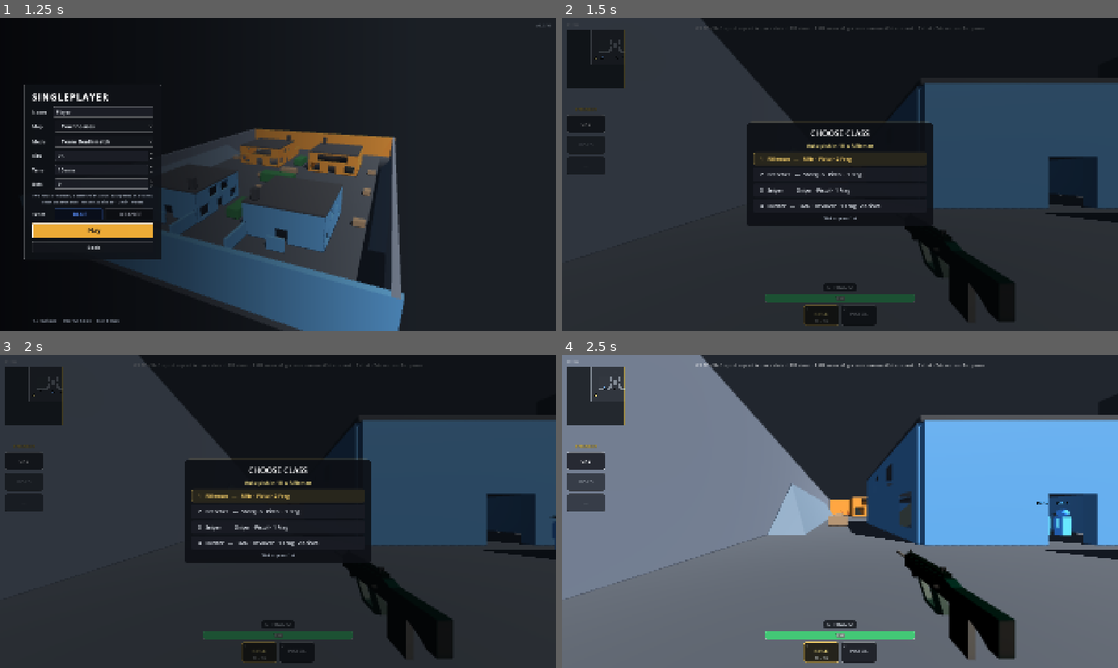
Above: before the commit, frames 1-4 (two rows, left to right).
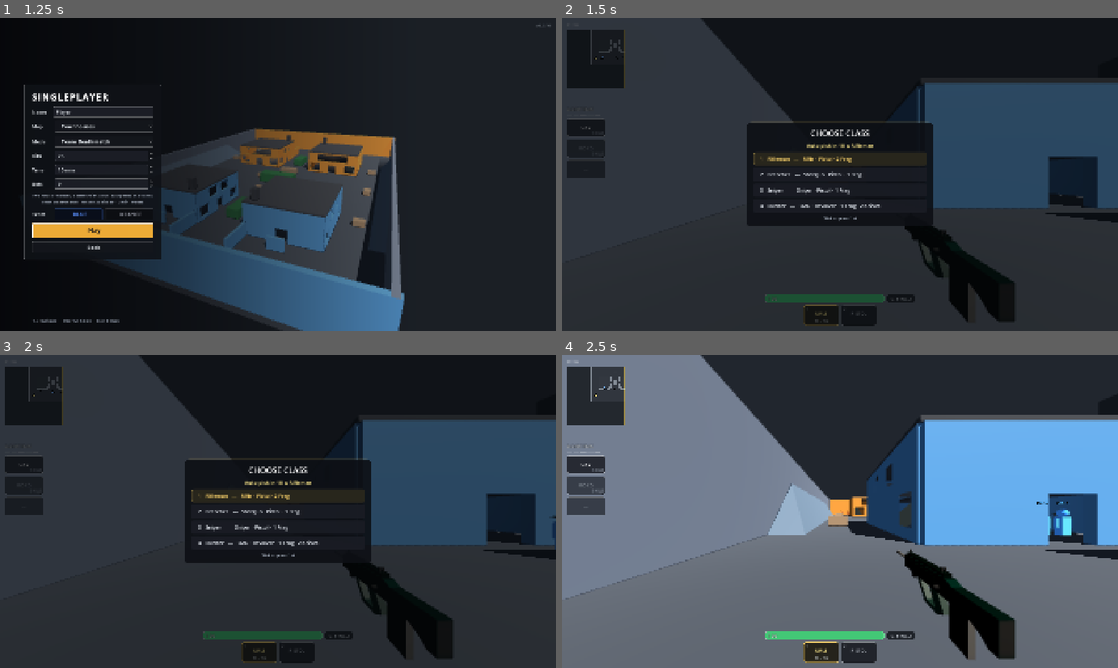
Above: after the commit, the same moments.

Repository: MezzoSplash/gevechtspel2
Game: Godot game, scene res://scenes/main.tscn
Two runs of this game, one before a commit and one after it. Both use one fixed random seed, a clock stepped at 60 frames per second and the inputs below. Sound files missing from this copy of the repository are replaced by a short silence.
Inputs:
- Up to frame 1 (1.25 s): click "SINGLEPLAYER" at 0.5 s
- Up to frame 2 (1.5 s): click "Play" at 1.25 s
- Up to frame 3 (2 s): no input
- Up to frame 4 (2.5 s): click "1 Rifleman — Rifle · Pistol ·…" at 2 s

Frame 1 is identical in both runs. In frame 2, 0.8% of the frame differs, in the area x 0-76%, y 2-96%; in frame 3, 0.8%; in frame 4, 1.2%.

Commit message:
HUD facelift + cleaner scoreboard (#65, #66)

Diff:
--- a/scripts/hud.gd
+++ b/scripts/hud.gd
@@ -144,6 +144,7 @@
 		countdown_label.visible = false
 	mouse_filter = Control.MOUSE_FILTER_IGNORE
 	_style_bottom()
+	_facelift_hud()
 	_refresh_weapon_slots()
 	for slot in _streak_slots:
 		_add_streak_frame(slot)
@@ -516,7 +517,7 @@
 			key_l.text = str(i + 1)
 		if name_l:
 			name_l.text = _slot_names[i]
-			_fit_label(name_l, slot.custom_minimum_size.x - 14.0, 18, 12)
+			_fit_label(name_l, slot.custom_minimum_size.x - 14.0, 16, 12)
 			name_l.modulate = Color(1, 0.92, 0.55) if on else Color(0.72, 0.74, 0.78)
 		if ammo_l:
 			ammo_l.text = ("%d / %d" % [_ammo, _mag]) if on else ""
@@ -709,12 +710,7 @@
 ## Left column: slot 0 radar (3), slot 1 RC-XD (5), slot 2 empty.
 ## The white frame is the arrow-key selection, not "ready". A gold box is a charge you still hold.
 func _refresh_streak_ui() -> void:
-	if streak_label:
-		# Counter stays while radar is live or the RC-XD is driving. Those already
-		# have a popup and a hint. Swapping this label hid STREAK n/5.
-		var goal := Game.RCXD_AT if (_streak_earned & Game.CHARGE_RADAR) != 0 else Game.STREAK_AT
-		streak_label.text = "STREAK %d/%d" % [_streak_n, goal]
-		streak_label.visible = true
+	_refresh_streak_extras()
 	for i in _streak_slots.size():
 		var slot := _streak_slots[i]
 		if slot == null:
@@ -790,9 +786,105 @@
 
 
 ## Grenade slot: frags on G, throwing knives on F (only shown when the class carries knives).
+## Sits at the right end of the HP row (#65); the key letter is dimmer than the count.
 func set_grenades(n: int, knives: int = 0) -> void:
 	if grenade_label:
-		grenade_label.text = "G   FRAG ×%d" % n if knives <= 0 else "G   FRAG ×%d      F   KNIFE ×%d" % [n, knives]
+		grenade_label.text = "G  FRAG %d" % n if knives <= 0 else "G  FRAG %d    F  KNIFE %d" % [n, knives]
+
+
+var _streak_pips: HBoxContainer
+var _streak_costs: Array[Label] = []
+
+
+## #65: one HP row (bar + grenade/knife pill), even weapon slots, a scorestreak column with
+## kill pips and cost/ready tags. The key hint line at the top (over the clock) is gone;
+## the keys are in Settings > Controls.
+func _facelift_hud() -> void:
+	if hint_label:
+		hint_label.visible = false
+	_hint_timer = 0.0
+	var bottom := get_node_or_null("Bottom") as VBoxContainer
+	var wrap := get_node_or_null("Bottom/HpWrap") as Control
+	if bottom and wrap and grenade_label and wrap.get_parent() == bottom:
+		var row := HBoxContainer.new()
+		row.name = "HpRow"
+		row.add_theme_constant_override("separation", 8)
+		row.mouse_filter = Control.MOUSE_FILTER_IGNORE
+		var at := wrap.get_index()
+		bottom.add_child(row)
+		bottom.move_child(row, at)
+		wrap.reparent(row, false)
+		wrap.custom_minimum_size = Vector2(0, 28)
+		wrap.size_flags_horizontal = Control.SIZE_EXPAND_FILL
+		grenade_label.reparent(row, false)
+		grenade_label.size_flags_vertical = Control.SIZE_SHRINK_CENTER
+		grenade_label.add_theme_font_size_override("font_size", 15)
+	if hp_label:
+		hp_label.horizontal_alignment = HORIZONTAL_ALIGNMENT_LEFT
+		hp_label.offset_left = 12.0
+		hp_label.add_theme_font_size_override("font_size", 17)
+		hp_label.add_theme_color_override("font_outline_color", Color(0, 0, 0, 0.75))
+		hp_label.add_theme_constant_override("outline_size", 4)
+	# Scorestreak column: small caps title, then one pip per kill toward the next reward.
+	if streak_label:
+		streak_label.add_theme_font_size_override("font_size", 13)
+		streak_label.add_theme_color_override("font_color", Color(0.85, 0.88, 0.92))
+		streak_label.horizontal_alignment = HORIZONTAL_ALIGNMENT_LEFT
+		_streak_pips = HBoxContainer.new()
+		_streak_pips.name = "Pips"
+		_streak_pips.add_theme_constant_override("separation", 4)
+		_streak_pips.mouse_filter = Control.MOUSE_FILTER_IGNORE
+		var col := streak_label.get_parent()
+		col.add_child(_streak_pips)
+		col.move_child(_streak_pips, streak_label.get_index() + 1)
+		for i in Game.RCXD_AT:
+			var pip := Panel.new()
+			pip.custom_minimum_size = Vector2(20, 6)
+			pip.mouse_filter = Control.MOUSE_FILTER_IGNORE
+			var sb := StyleBoxFlat.new()
+			sb.set_corner_radius_all(3)
+			sb.bg_color = Color(1, 1, 1, 0.14)
+			pip.add_theme_stylebox_override("panel", sb)
+			_streak_pips.add_child(pip)
+	for i in _streak_slots.size():
+		var slot := _streak_slots[i]
+		var cost: Label = null
+		if slot and i < 2:
+			cost = Label.new()
+			cost.name = "Cost"
+			cost.mouse_filter = Control.MOUSE_FILTER_IGNORE
+			cost.anchor_left = 0.0
+			cost.anchor_right = 1.0
+			cost.anchor_top = 1.0
+			cost.anchor_bottom = 1.0
+			cost.offset_top = -20.0
+			cost.offset_bottom = -4.0
+			cost.offset_right = -8.0
+			cost.horizontal_alignment = HORIZONTAL_ALIGNMENT_RIGHT
+			cost.add_theme_font_size_override("font_size", 11)
+			slot.add_child(cost)
+		_streak_costs.append(cost)
+
+
+func _refresh_streak_extras() -> void:
+	if streak_label:
+		streak_label.text = "SCORESTREAK"
+	var goal := Game.RCXD_AT
+	if _streak_pips:
+		for i in _streak_pips.get_child_count():
+			var pip := _streak_pips.get_child(i) as Panel
+			var sb := pip.get_theme_stylebox("panel") as StyleBoxFlat
+			var lit := i < _streak_n
+			var mark := i == Game.STREAK_AT - 1 or i == goal - 1 # UAV and RC-XD steps
+			sb.bg_color = HUD_ACCENT if lit else (Color(1, 1, 1, 0.26) if mark else Color(1, 1, 1, 0.12))
+	for i in _streak_costs.size():
+		var c := _streak_costs[i]
+		if c == null:
+			continue
+		var bit := Game.CHARGE_RADAR if i == 0 else Game.CHARGE_RCXD
+		var is_ready := (_streak_charges & bit) != 0
+		c.text = "READY · ENTER" if is_ready else "%d KILLS" % (Game.STREAK_AT if i == 0 else Game.RCXD_AT)
+		c.add_theme_color_override("font_color", HUD_ACCENT if is_ready else Color(0.62, 0.66, 0.72, 0.85))
 
 
 func set_reloading(on: bool) -> void:
@@ -1190,7 +1282,7 @@
 const SB_ROW_B := Color(1, 1, 1, 0.0)
 const SB_ROW_SELF := Color(1.0, 0.84, 0.42, 0.16)
 const SB_MUTED := Color(0.62, 0.66, 0.72)
-const SB_COLS := [["NAME", 210], ["K", 52], ["D", 52], ["K/D", 62], ["STYLE", 66], ["PING", 58]]
+const SB_COLS := [["#", 26], ["NAME", 200], ["K", 48], ["D", 48], ["K/D", 58], ["STYLE", 64], ["PING", 56]]
 
 
 func _sb_box(col: Color, radius: int = 0, border: Color = Color(0, 0, 0, 0)) -> StyleBoxFlat:
@@ -1225,7 +1317,7 @@
 	var row := HBoxContainer.new()
 	row.add_theme_constant_override("separation", 10)
 	for i in SB_COLS.size():
-		row.add_child(_sb_label(str(values[i]), size, name_col if i == 0 else col, SB_COLS[i][1], i > 0))
+		row.add_child(_sb_label(str(values[i]), size, name_col if i == 1 else col, SB_COLS[i][1], i > 1))
 	return row
 
 
@@ -1238,11 +1330,29 @@
 	v.add_theme_constant_override("separation", 2)
 	panel.add_child(v)
 	var head := HBoxContainer.new()
-	var t := _sb_label(title, 22, team_col)
+	var t := _sb_label(title, 20, team_col)
 	t.size_flags_horizontal = Control.SIZE_EXPAND_FILL
 	head.add_child(t)
-	head.add_child(_sb_label(score_text, 26, Color(0.95, 0.95, 0.97), 0, true))
+	if score_text != "":
+		head.add_child(_sb_label(score_text, 26, Color(0.95, 0.95, 0.97), 0, true))
+		head.add_child(_sb_label("/ %d" % Game.win_kills(), 15, SB_MUTED, 0, true))
 	v.add_child(head)
+	if score_text != "":
+		# Team progress toward the kill limit, in the team colour.
+		var bar := ProgressBar.new()
+		bar.show_percentage = false
+		bar.custom_minimum_size = Vector2(0, 4)
+		bar.max_value = maxf(float(Game.win_kills()), 1.0)
+		bar.value = float(score_text.to_int())
+		var bg_sb := StyleBoxFlat.new()
+		bg_sb.bg_color = Color(1, 1, 1, 0.08)
+		bg_sb.set_corner_radius_all(2)
+		var fg_sb := StyleBoxFlat.new()
+		fg_sb.bg_color = team_col
+		fg_sb.set_corner_radius_all(2)
+		bar.add_theme_stylebox_override("background", bg_sb)
+		bar.add_theme_stylebox_override("fill", fg_sb)
+		v.add_child(bar)
 	var cols := []
 	for c in SB_COLS:
 		cols.append(c[0])
@@ -1259,25 +1369,60 @@
 		var style_pts := int(entry.get("style", 0))
 		var ping_ms := int(entry.get("ping", -1))
 		var me: bool = entry.peer_id == _local_peer_id
-		var name_txt := str(entry.name)
-		if ffa:
-			name_txt = "%d.  %s" % [i + 1, name_txt]
+		var bot: bool = int(entry.peer_id) < 0
 		var vals := [
-			name_txt, entry.kills, deaths, "%.2f" % (float(entry.kills) / float(maxi(deaths, 1))),
-			str(style_pts) if style_pts > 0 else "—", "—" if ping_ms < 0 else str(ping_ms),
+			str(i + 1), str(entry.name), entry.kills, deaths, "%.2f" % (float(entry.kills) / float(maxi(deaths, 1))),
+			str(style_pts) if style_pts > 0 else "—", "BOT" if bot else ("—" if ping_ms < 0 else str(ping_ms)),
 		]
 		var bg := SB_ROW_SELF if me else (SB_ROW_A if i % 2 == 0 else SB_ROW_B)
 		var rp := PanelContainer.new()
-		rp.add_theme_stylebox_override("panel", _sb_box(bg, 4))
+		var rsb := _sb_box(bg, 6)
+		rsb.content_margin_top = 5
+		rsb.content_margin_bottom = 5
+		if me:
+			rsb.border_color = HUD_ACCENT
+			rsb.border_width_left = 3
+		rp.add_theme_stylebox_override("panel", rsb)
 		var row := _sb_row(vals, 17, Color(0.88, 0.9, 0.93), Color(1.0, 0.9, 0.55) if me else Color(0.95, 0.95, 0.97))
+		var rank := row.get_child(0) as Label
+		rank.horizontal_alignment = HORIZONTAL_ALIGNMENT_LEFT
+		rank.add_theme_font_size_override("font_size", 14)
+		rank.add_theme_color_override("font_color", HUD_ACCENT if (i == 0 and ffa) else SB_MUTED)
+		(row.get_child(2) as Label).add_theme_color_override("font_color", Color(1, 1, 1))
+		(row.get_child(3) as Label).add_theme_color_override("font_color", SB_MUTED)
+		var ping_l := row.get_child(6) as Label
+		ping_l.add_theme_font_size_override("font_size", 14)
+		if bot or ping_ms < 0:
+			ping_l.add_theme_color_override("font_color", Color(SB_MUTED, 0.7))
+		else:
+			ping_l.add_theme_color_override("font_color", Color(0.5, 0.85, 0.55) if ping_ms < 60 else (Color(0.95, 0.8, 0.35) if ping_ms < 120 else Color(0.95, 0.45, 0.4)))
 		if style_pts > 0:
-			(row.get_child(4) as Label).add_theme_color_override("font_color", TRICK_COLOR)
+			(row.get_child(5) as Label).add_theme_color_override("font_color", TRICK_COLOR)
 		rp.add_child(row)
 		v.add_child(rp)
 		i += 1
 	if rows.is_empty():
 		v.add_child(_sb_label("No players", 15, SB_MUTED))
 	return panel
+
+
+## Mode · map on the left, goal and clock on the right, gold rule under it (#66).
+func _sb_header(ffa: bool) -> Control:
+	var v := VBoxContainer.new()
+	v.add_theme_constant_override("separation", 6)
+	var h := HBoxContainer.new()
+	var left := _sb_label("%s  ·  %s" % [Game.mode_name().to_upper(), Maps.display_name(Game.map_id).to_upper()], 16, Color(0.95, 0.95, 0.97))
+	left.size_flags_horizontal = Control.SIZE_EXPAND_FILL
+	h.add_child(left)
+	var t := int(ceil(Game.get_round_time_left()))
+	var goal := "first to %d" % Game.win_kills() if ffa else "%d kills wins" % Game.win_kills()
+	h.add_child(_sb_label("%s  ·  %d:%02d" % [goal, t / 60, t % 60], 15, SB_MUTED, 0, true))
+	v.add_child(h)
+	var rule := ColorRect.new()
+	rule.custom_minimum_size = Vector2(0, 2)
+	rule.color = Color(HUD_ACCENT, 0.55)
+	v.add_child(rule)
+	return v
 
 
 func _refresh_scoreboard() -> void:
@@ -1298,8 +1443,9 @@
 	var body := VBoxContainer.new()
 	body.add_theme_constant_override("separation", 10)
 	backdrop.add_child(body)
+	body.add_child(_sb_header(ffa))
 	if ffa:
-		body.add_child(_sb_panel("PLAYERS", "", Color(0.9, 0.9, 0.92), _scores, true))
+		body.add_child(_sb_panel("PLAYERS  ·  %d" % _scores.size(), "", Color(0.9, 0.9, 0.92), _scores, true))
 	else:
 		var teams := HBoxContainer.new()
 		teams.add_theme_constant_override("separation", 14)
